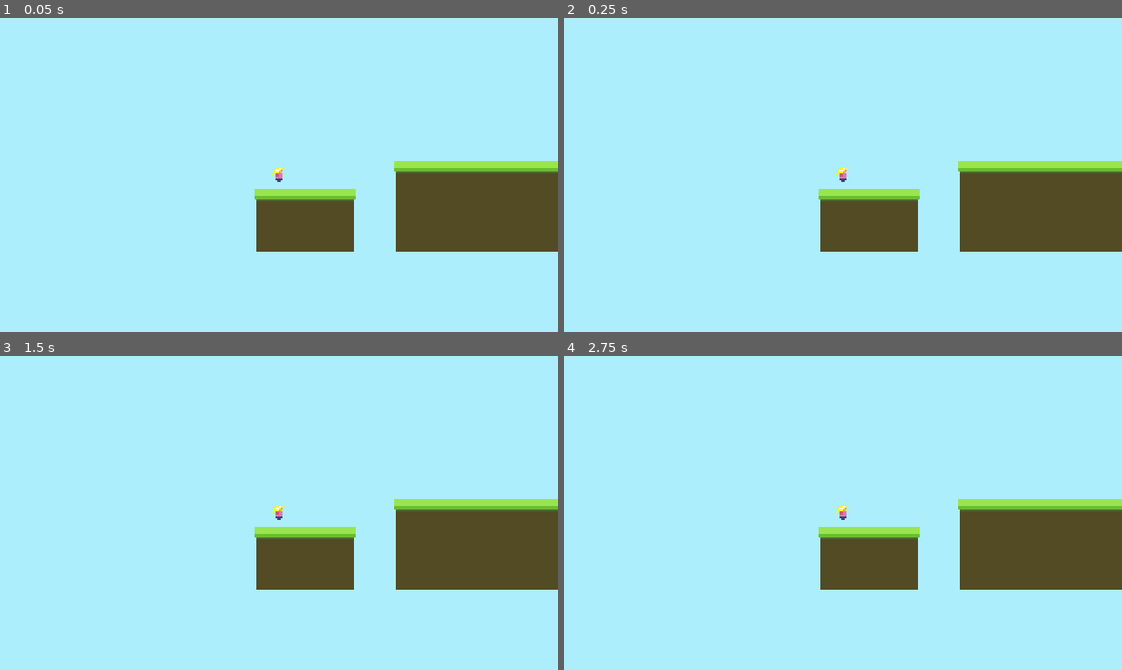
Above: before the commit, frames 1-4 (two rows, left to right).
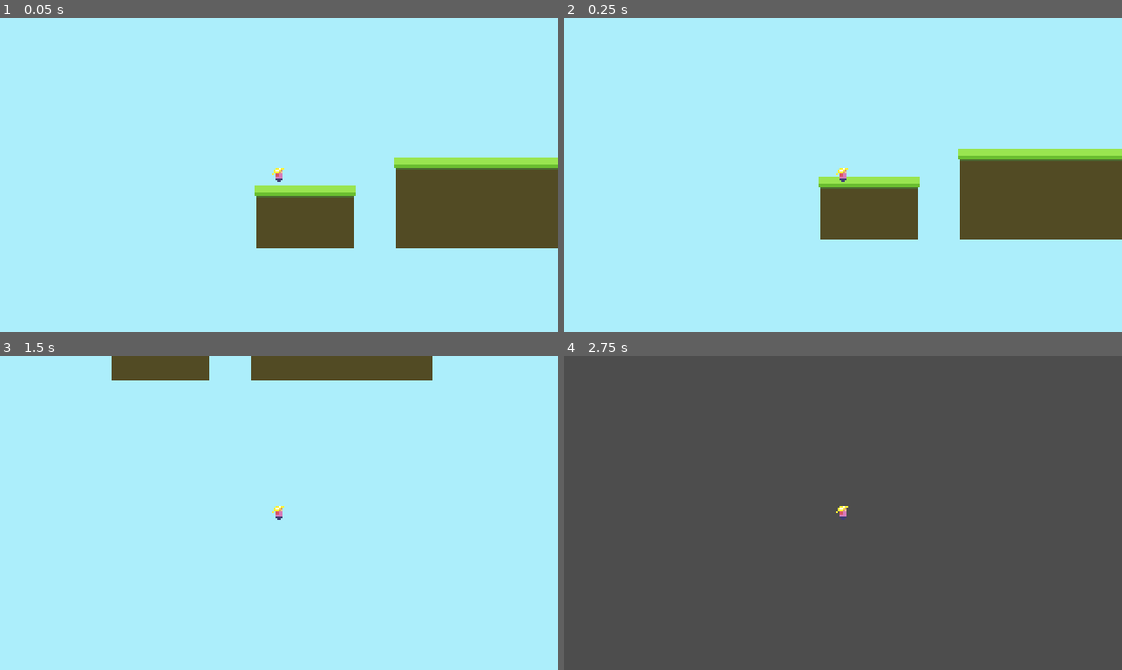
Above: after the commit, the same moments.

Repository: Endermandels/Platformer
Game: Godot game, scene res://scenes/world.tscn
The game is run twice, just before and just after one commit, with the same random seed, the same clock (stepped at 60 frames per second) and the same inputs.
Inputs:
- Up to frame 1 (0.05 s): no input
- Up to frame 2 (0.25 s): no input
- Up to frame 3 (1.5 s): tap Enter at 0.5 s; hold Right (move_right, bound only after the commit) from 0.53 s (still down); tap Space (jump, bound only after the commit) at 0.6, 0.77, 1.07, 1.35 s
- Up to frame 4 (2.75 s): tap Space (jump, bound only after the commit) at 1.52, 1.82, 2.1 s; release Right (move_right, bound only after the commit) at 2.03 s; hold Left (move_left, bound only after the commit) from 2.03 s (still down)

The runs differ from the first frame. In frame 1, 2.4% of the frame differs, in the area x 45-100%, y 44-75%; in frame 2, 5.5%; in frame 3, 16%; in frame 4, 100%, in the area x 0-100%, y 0-100%.

Commit message:
Add input, movement, and gravity components

Diff:
--- a/project.godot
+++ b/project.godot
@@ -23,6 +23,26 @@
 window/size/window_height_override=720
 window/stretch/mode="viewport"
 
+[input]
+
+move_left={
+"deadzone": 0.5,
+"events": [Object(InputEventKey,"resource_local_to_scene":false,"resource_name":"","device":-1,"window_id":0,"alt_pressed":false,"shift_pressed":false,"ctrl_pressed":false,"meta_pressed":false,"pressed":false,"keycode":0,"physical_keycode":4194319,"key_label":0,"unicode":0,"location":0,"echo":false,"script":null)
+, Object(InputEventKey,"resource_local_to_scene":false,"resource_name":"","device":-1,"window_id":0,"alt_pressed":false,"shift_pressed":false,"ctrl_pressed":false,"meta_pressed":false,"pressed":false,"keycode":0,"physical_keycode":65,"key_label":0,"unicode":97,"location":0,"echo":false,"script":null)
+]
+}
+move_right={
+"deadzone": 0.5,
+"events": [Object(InputEventKey,"resource_local_to_scene":false,"resource_name":"","device":-1,"window_id":0,"alt_pressed":false,"shift_pressed":false,"ctrl_pressed":false,"meta_pressed":false,"pressed":false,"keycode":0,"physical_keycode":4194321,"key_label":0,"unicode":0,"location":0,"echo":false,"script":null)
+, Object(InputEventKey,"resource_local_to_scene":false,"resource_name":"","device":-1,"window_id":0,"alt_pressed":false,"shift_pressed":false,"ctrl_pressed":false,"meta_pressed":false,"pressed":false,"keycode":0,"physical_keycode":68,"key_label":0,"unicode":100,"location":0,"echo":false,"script":null)
+]
+}
+jump={
+"deadzone": 0.5,
+"events": [Object(InputEventKey,"resource_local_to_scene":false,"resource_name":"","device":-1,"window_id":0,"alt_pressed":false,"shift_pressed":false,"ctrl_pressed":false,"meta_pressed":false,"pressed":false,"keycode":0,"physical_keycode":32,"key_label":0,"unicode":32,"location":0,"echo":false,"script":null)
+]
+}
+
 [rendering]
 
 textures/canvas_textures/default_texture_filter=0
--- /dev/null
+++ b/scenes/components/gravity_component.tscn
@@ -0,0 +1,6 @@
+[gd_scene load_steps=2 format=3 uid="uid://yvybbgl6j7y"]
+
+[ext_resource type="Script" path="res://scripts/components/gravity.gd" id="1_md8va"]
+
+[node name="GravityComponent" type="Node"]
+script = ExtResource("1_md8va")
--- /dev/null
+++ b/scenes/components/input_component.tscn
@@ -0,0 +1,6 @@
+[gd_scene load_steps=2 format=3 uid="uid://uarehsxw4q72"]
+
+[ext_resource type="Script" path="res://scripts/components/input_component.gd" id="1_57hou"]
+
+[node name="InputComponent" type="Node"]
+script = ExtResource("1_57hou")
--- /dev/null
+++ b/scenes/components/movement_component.tscn
@@ -0,0 +1,6 @@
+[gd_scene load_steps=2 format=3 uid="uid://dnn3vyoslgvrc"]
+
+[ext_resource type="Script" path="res://scripts/components/movement_component.gd" id="1_2433f"]
+
+[node name="MovementComponent" type="Node"]
+script = ExtResource("1_2433f")
--- a/prefabs/player.tscn
+++ b/scenes/prefabs/player.tscn
@@ -1,7 +1,10 @@
-[gd_scene load_steps=7 format=3 uid="uid://c0amxumgtp7qs"]
+[gd_scene load_steps=10 format=3 uid="uid://c0amxumgtp7qs"]
 
-[ext_resource type="Script" path="res://scripts/player.gd" id="1_piaun"]
+[ext_resource type="Script" path="res://scripts/prefabs/player.gd" id="1_piaun"]
 [ext_resource type="Texture2D" uid="uid://qen0yjaqhr5m" path="res://assets/art/player_spritesheet.png" id="2_vrusr"]
+[ext_resource type="PackedScene" uid="uid://yvybbgl6j7y" path="res://scenes/components/gravity_component.tscn" id="3_uoic6"]
+[ext_resource type="PackedScene" uid="uid://uarehsxw4q72" path="res://scenes/components/input_component.tscn" id="4_r8hpx"]
+[ext_resource type="PackedScene" uid="uid://dnn3vyoslgvrc" path="res://scenes/components/movement_component.tscn" id="5_dpxu7"]
 
 [sub_resource type="RectangleShape2D" id="RectangleShape2D_jsl6l"]
 size = Vector2(4, 7)
@@ -45,8 +48,12 @@
 "run": SubResource("Animation_fb6ok")
 }
 
-[node name="Player" type="CharacterBody2D"]
+[node name="Player" type="CharacterBody2D" node_paths=PackedStringArray("anim_player", "gravity_component", "input_component", "movement_component")]
 script = ExtResource("1_piaun")
+anim_player = NodePath("AnimationPlayer")
+gravity_component = NodePath("GravityComponent")
+input_component = NodePath("InputComponent")
+movement_component = NodePath("MovementComponent")
 
 [node name="Sprite2D" type="Sprite2D" parent="."]
 texture = ExtResource("2_vrusr")
@@ -59,3 +66,9 @@
 libraries = {
 "": SubResource("AnimationLibrary_5a24v")
 }
+
+[node name="GravityComponent" parent="." instance=ExtResource("3_uoic6")]
+
+[node name="InputComponent" parent="." instance=ExtResource("4_r8hpx")]
+
+[node name="MovementComponent" parent="." instance=ExtResource("5_dpxu7")]
--- a/scenes/world.tscn
+++ b/scenes/world.tscn
@@ -2,7 +2,7 @@
 
 [ext_resource type="Texture2D" uid="uid://b2ynyhrr2ocgm" path="res://assets/art/tilesheet.png" id="1_7e2q5"]
 [ext_resource type="Script" path="res://scripts/world.gd" id="1_38nyj"]
-[ext_resource type="PackedScene" uid="uid://c0amxumgtp7qs" path="res://prefabs/player.tscn" id="2_wt86c"]
+[ext_resource type="PackedScene" uid="uid://c0amxumgtp7qs" path="res://scenes/prefabs/player.tscn" id="2_wt86c"]
 
 [sub_resource type="TileSetAtlasSource" id="TileSetAtlasSource_krgpy"]
 texture = ExtResource("1_7e2q5")
--- /dev/null
+++ b/scripts/components/gravity.gd
@@ -0,0 +1,13 @@
+extends Node
+class_name GravityComponent
+
+@export_subgroup('Settings')
+@export var gravity: float = 1000.0
+
+var is_falling: bool = false
+
+func handle_gravity(body: CharacterBody2D, delta: float) -> void:
+	if not body.is_on_floor():
+		body.velocity.y += gravity * delta
+
+	is_falling = body.velocity.y > 0 and not body.is_on_floor()
--- /dev/null
+++ b/scripts/components/input_component.gd
@@ -0,0 +1,10 @@
+extends Node
+class_name InputComponent
+
+var input_horizontal: float = 0.0
+
+func _process(delta: float) -> void:
+	input_horizontal = Input.get_axis("move_left", "move_right")
+
+func get_juimp_input() -> bool:
+	return Input.is_action_just_pressed("jump")
--- /dev/null
+++ b/scripts/components/movement_component.gd
@@ -0,0 +1,8 @@
+extends Node
+class_name MovementComponent
+
+@export_group("Settings")
+@export var speed: float = 100
+
+func handle_horizontal_movement(body: CharacterBody2D, direction: float) -> void:
+	body.velocity.x = direction * speed
--- a/scripts/player.gd
+++ /dev/null
@@ -1,10 +0,0 @@
-extends CharacterBody2D
-class_name Player
-
-@onready var anim_player = $AnimationPlayer
-
-func _physics_process(delta: float) -> void:
-
-
-
-	move_and_slide()
--- /dev/null
+++ b/scripts/prefabs/player.gd
@@ -0,0 +1,14 @@
+extends CharacterBody2D
+class_name Player
+
+@export_group("Nodes")
+@export var anim_player: AnimationPlayer
+@export var gravity_component: GravityComponent
+@export var input_component: InputComponent
+@export var movement_component: MovementComponent
+
+func _physics_process(delta: float) -> void:
+	gravity_component.handle_gravity(self, delta)
+	movement_component.handle_horizontal_movement(self, input_component.input_horizontal)
+
+	move_and_slide()
